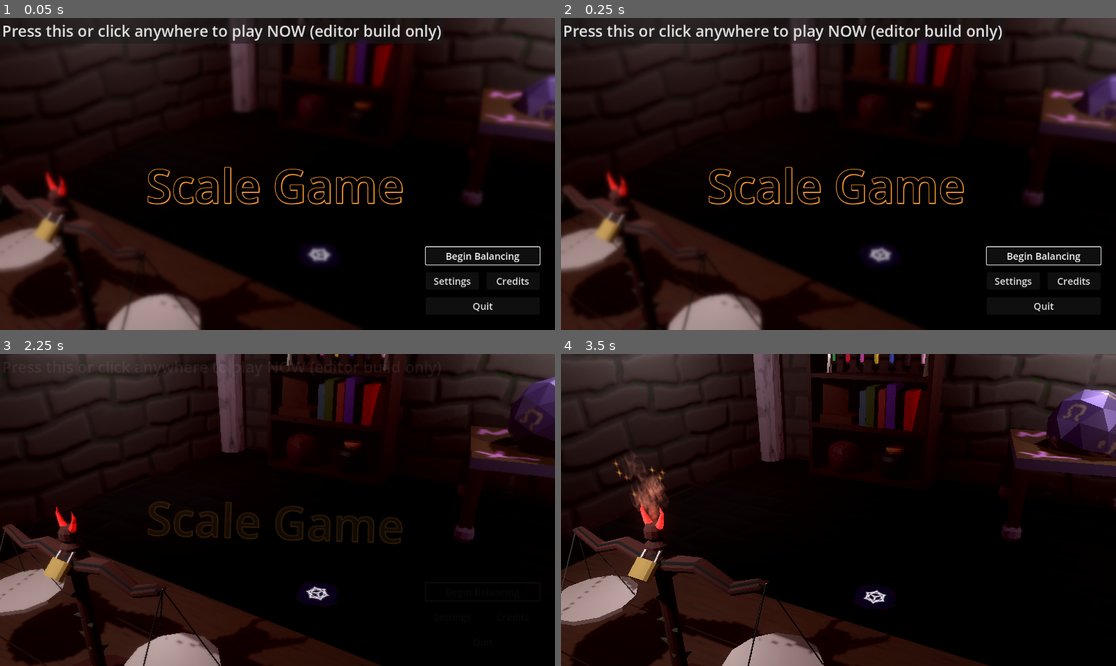
Above: before the commit, frames 1-4 (two rows, left to right).
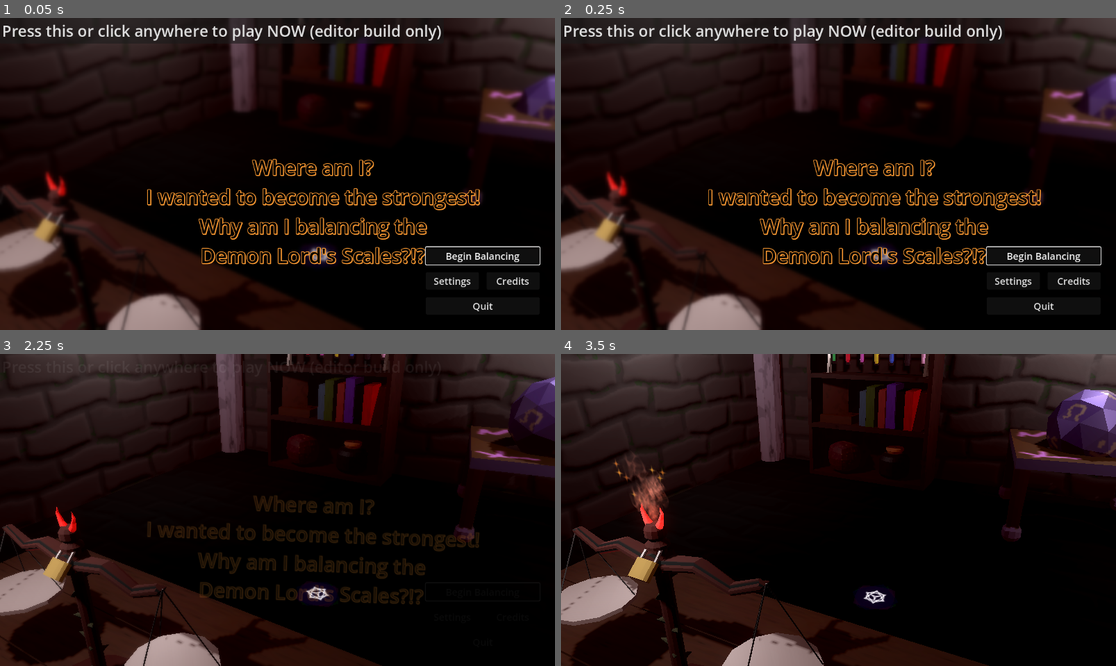
Above: after the commit, the same moments.

Repository: camd67/scale-game
Game: Godot game, scene res://scene/main/main.tscn
Same seed, same stepped clock (60 frames per second), same inputs: the game is played once before the commit and once after it. Sound files missing from this copy of the repository are replaced by a short silence.
Inputs (mouse positions are in pixels of both pictures, inside the frame that each line leads up to):
- Up to frame 1 (0.05 s): no input
- Up to frame 2 (0.25 s): no input
- Up to frame 3 (2.25 s): click "Begin Balancing" at 0.5 s; move the mouse to (399, 494) at 1.27 s; click (399, 494) at 1.42 s; drag from (166, 525) to (249, 572) at 2.02 s
- Up to frame 4 (3.5 s): move the mouse to (894, 441) at 2.77 s; click (894, 441) at 2.92 s

The runs differ from the first frame. In frame 1, 4.5% of the frame differs, in the area x 26-87%, y 44-80%; in frame 2, 4.5%; in frame 3, 3.5%; in frame 4, nothing differs.

Commit message:
Add icon and splash

Diff:
--- a/icon.svg
+++ /dev/null
@@ -1 +0,0 @@
-<svg xmlns="http://www.w3.org/2000/svg" width="128" height="128"><rect width="124" height="124" x="2" y="2" fill="#363d52" stroke="#212532" stroke-width="4" rx="14"/><g fill="#fff" transform="translate(12.322 12.322)scale(.101)"><path d="M105 673v33q407 354 814 0v-33z"/><path fill="#478cbf" d="m105 673 152 14q12 1 15 14l4 67 132 10 8-61q2-11 15-15h162q13 4 15 15l8 61 132-10 4-67q3-13 15-14l152-14V427q30-39 56-81-35-59-83-108-43 20-82 47-40-37-88-64 7-51 8-102-59-28-123-42-26 43-46 89-49-7-98 0-20-46-46-89-64 14-123 42 1 51 8 102-48 27-88 64-39-27-82-47-48 49-83 108 26 42 56 81zm0 33v39c0 276 813 276 814 0v-39l-134 12-5 69q-2 10-14 13l-162 11q-12 0-16-11l-10-65H446l-10 65q-4 11-16 11l-162-11q-12-3-14-13l-5-69z"/><path d="M483 600c0 34 58 34 58 0v-86c0-34-58-34-58 0z"/><circle cx="725" cy="526" r="90"/><circle cx="299" cy="526" r="90"/></g><g fill="#414042" transform="translate(12.322 12.322)scale(.101)"><circle cx="307" cy="532" r="60"/><circle cx="717" cy="532" r="60"/></g></svg>
--- a/project.godot
+++ b/project.godot
@@ -17,7 +17,9 @@
 config/name="scale-game"
 run/main_scene="res://scene/main/main.tscn"
 config/features=PackedStringArray("4.3", "GL Compatibility")
-config/icon="res://icon.svg"
+boot_splash/bg_color=Color(0.26, 0.1716, 0.1716, 1)
+boot_splash/image="res://splash.png"
+config/icon="res://icon.png"
 
 [autoload]
 
--- a/scene/ui/main_menu/main_menu.tscn
+++ b/scene/ui/main_menu/main_menu.tscn
@@ -246,8 +246,12 @@
 theme_override_colors/font_outline_color = Color(1, 0.612122, 0.199219, 1)
 theme_override_constants/outline_size = 5
 theme_override_constants/shadow_outline_size = 5
-theme_override_font_sizes/font_size = 96
-text = "Scale Game"
+theme_override_font_sizes/font_size = 42
+text = "Where am I?
+I wanted to become the strongest!
+Why am I balancing the
+Demon Lord's Scales?!?"
+horizontal_alignment = 1
 
 [node name="TitleAnimationPlayer" type="AnimationPlayer" parent="."]
 libraries = {
Binary file added: icon.png
Not shown, added: icon.png.import
Binary file added: splash.png
Not shown, changed: splash.png.import
